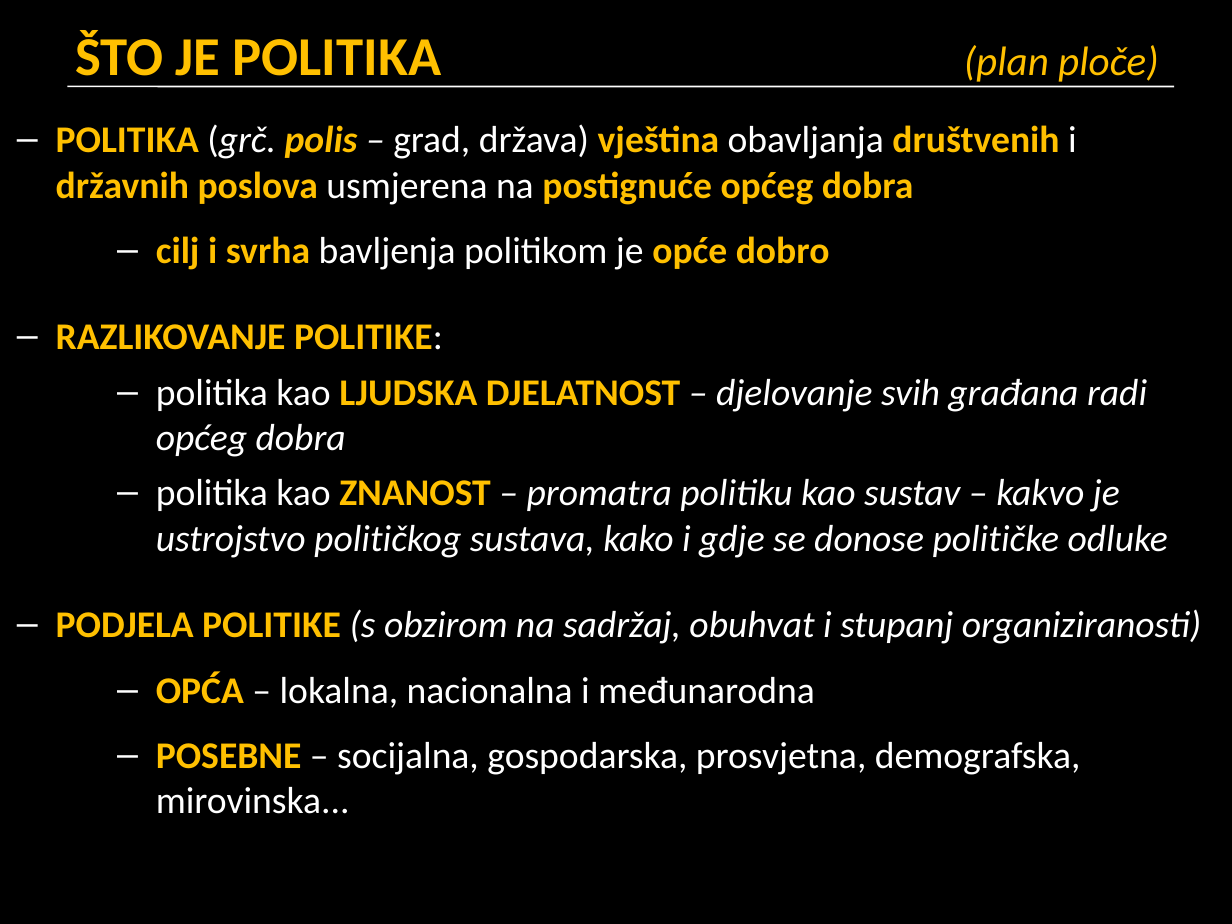
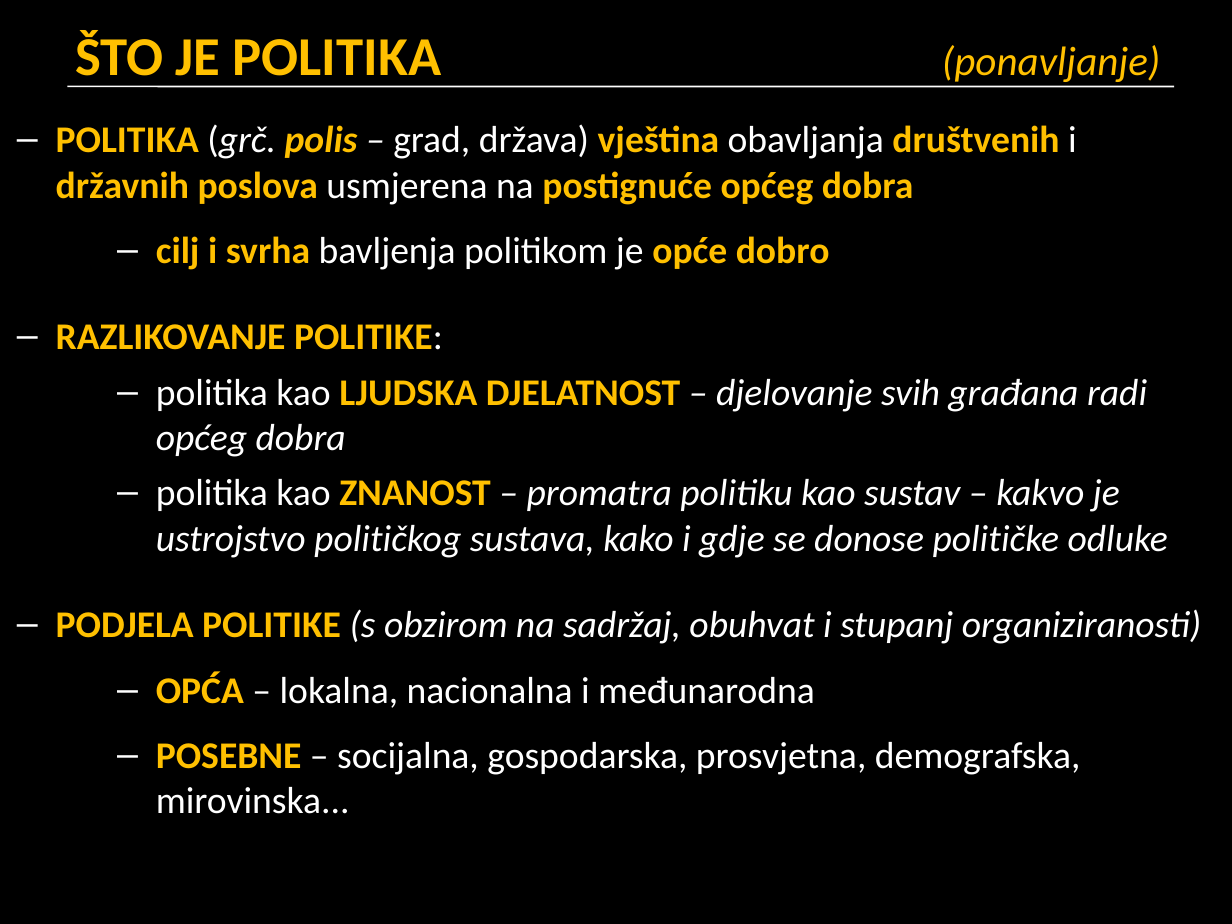
Before and after one commit to cornx/print, a slide deck: slide 14 of data/prezentacije/politika/001_pojam_politike.pptx (slide 12 before the commit). Drawn at 1232x924 pixels with LibreOffice and Linux fonts; fonts in the diff are those of the drawing. Boxes give left, top, right and bottom in pixels: in the first picture for what was removed or moved away, otherwise in the second. Text is boxed around its words. In the diff, an @@ line names an element or a change of style, - is before the commit and + after.

```diff
--- a/data/prezentacije/politika/001_pojam_politike.pptx
+++ b/data/prezentacije/politika/001_pojam_politike.pptx
@@ text at (75,30,1160,88): text changed @@
-ŠTO JE POLITIKA (plan ploče)
+ŠTO JE POLITIKA (ponavljanje)
```
Also in this commit, not shown: 18 other slides changed, 5 slides added, 5 slides removed, 1 other file.
